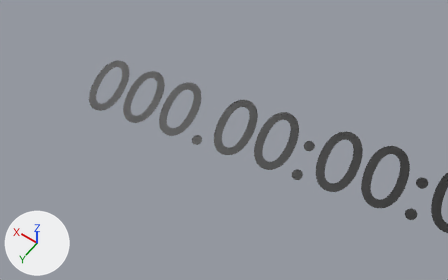
A saved change to the Blender file Physics/freefall2.blend.
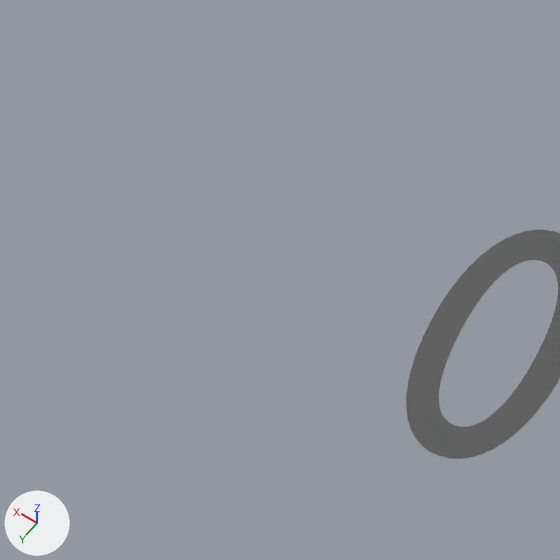
Each version is shown from a 50 mm lens placed at (3.58, 3.83, -54.66), pointed at (6.39, -0.09, -60.83), then close up on the part from 0% to 27% of the width and 4% to 47% of the height. Arrows for +X, +Y and +Z are at lower left; the lights stay in place.

In view in the first close-up: 'Timer'.
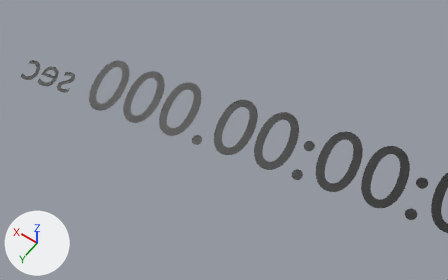
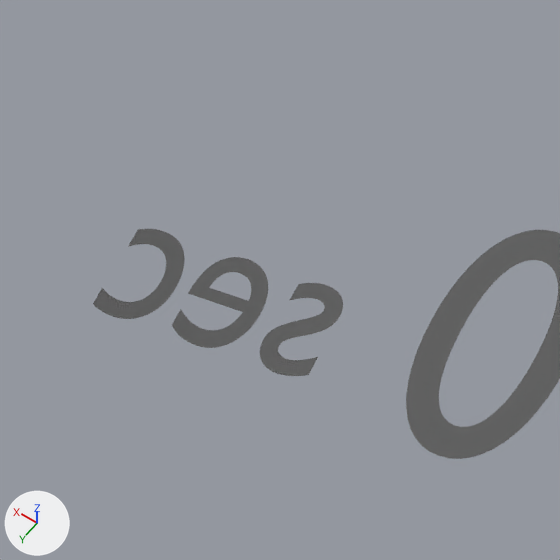
The change in detail:
Text 'Text.008' (txt_text_008) is new.
Its body is 'sec'.
It uses material mat_timer (black #000000).
Object 'unit' (ob_unit) is new; it shows txt_text_008.
Its location is (8.143, 0.745, -60.343).
Its rotation in degrees is (161, 4.8, 8.7).
Its scale is (0.607, 0.607, 0.607).

Changed parts and their boxes (x1, y1, x2, y2) in the close-ups (560 x 560 px):
'unit', added: after (93, 229, 343, 376)
